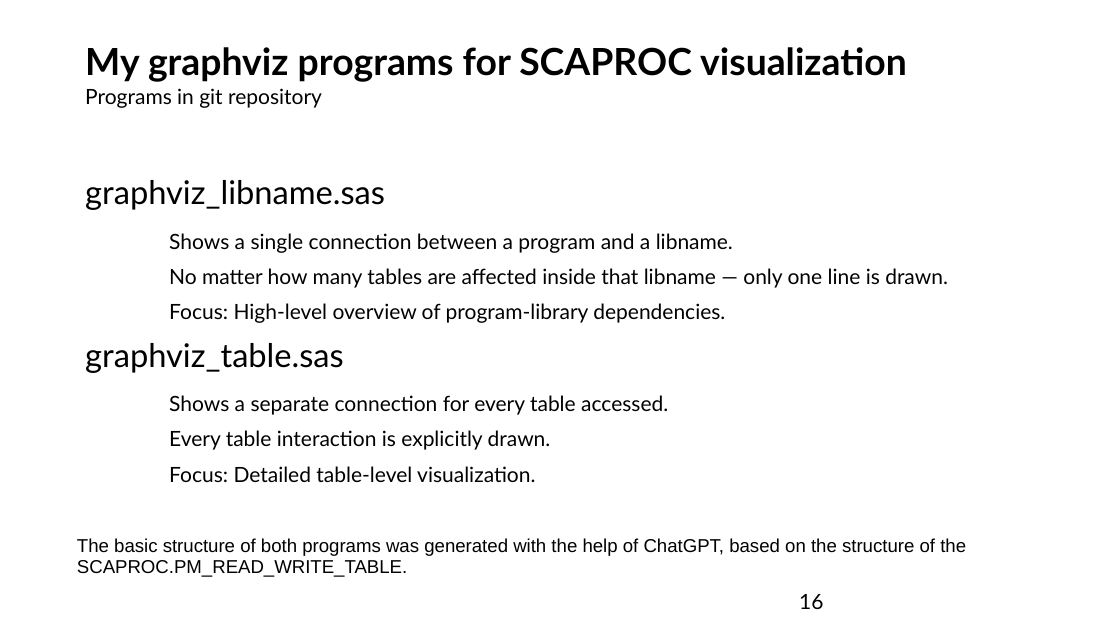
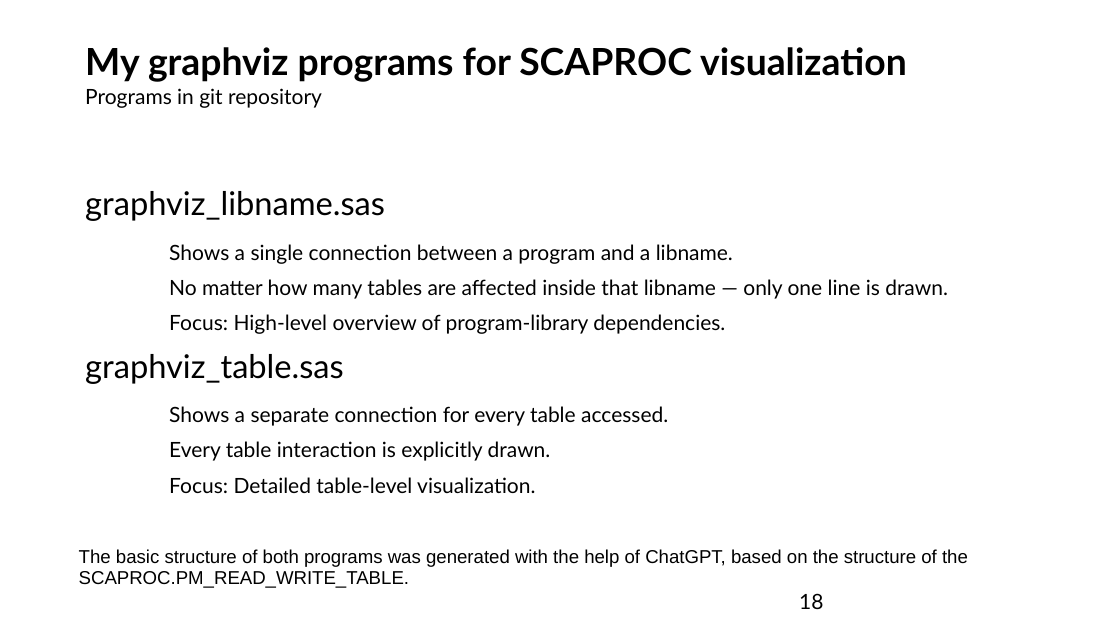
Before and after one commit to FSchwertfeger/Scaproc, a slide deck: slide 18 of proc scaproc.ppt (slide 16 before the commit). Drawn at 1120x630 pixels with LibreOffice and Linux fonts; fonts in the diff are those of the drawing. Boxes give left, top, right and bottom in pixels: in the first picture for what was removed or moved away, otherwise in the second. Text is boxed around its words. In the diff, an @@ line names an element or a change of style, - is before the commit and + after.

```diff
--- a/proc scaproc.ppt
+++ b/proc scaproc.ppt
@@ text "graphviz_libname.sas": place and size @@
-text "graphviz_libname.sas" at (85, 180, 948, 482)
+text "graphviz_libname.sas" at (85, 191, 948, 493)
@@ text "The basic structure of both ...": place and size @@
-text "The basic structure of both ..." at (77, 538, 966, 577)
+text "The basic structure of both ..." at (79, 549, 968, 588)
@@ page number at (799, 593, 823, 609): text changed @@
-16
+18
```
Also in this commit, not shown: 11 other slides changed, 2 slides added, 6 other files.
